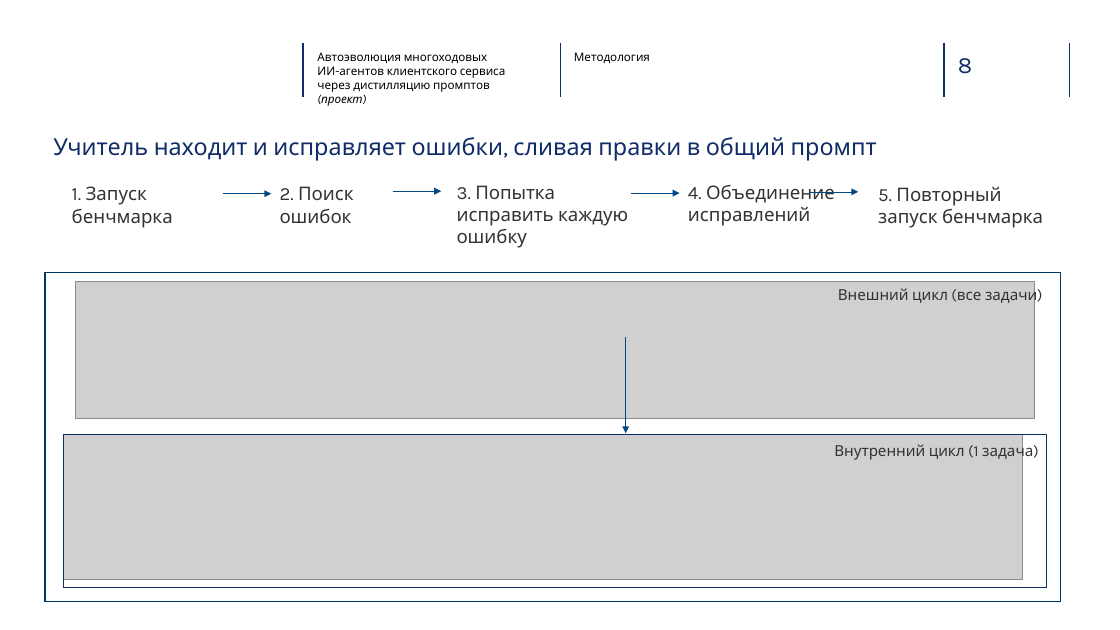
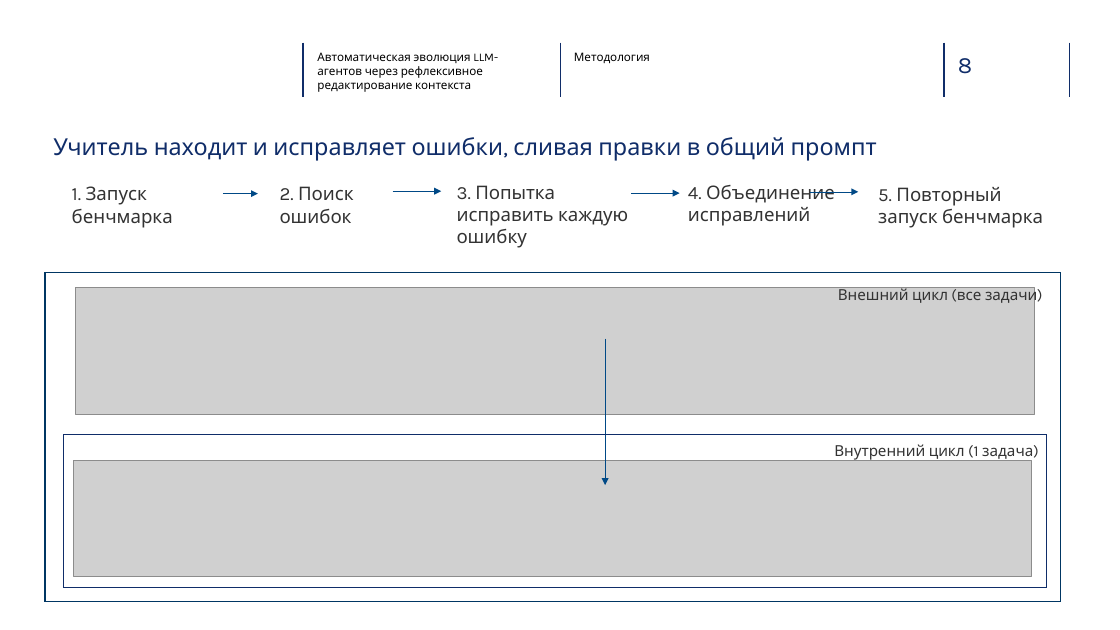
Before and after one commit to glebdementev/tau-evo, a slide deck: slide 7 of slides/defense_ru.pptx (slide 8 before the commit). Drawn at 1120x630 pixels with LibreOffice and Linux fonts; fonts in the diff are those of the drawing; grey boxes stand for pictures; background and template pictures are left out. Boxes give left, top, right and bottom in pixels: in the first picture for what was removed or moved away, otherwise in the second. Text is boxed around its words. In the diff, an @@ line names an element or a change of style, - is before the commit and + after.

```diff
--- a/slides/defense_ru.pptx
+++ b/slides/defense_ru.pptx
@@ text at bbox=[317, 52, 498, 92]: text changed @@
-Автоэволюция многоходовых
-ИИ-агентов клиентского сервиса через дистилляцию промптов (проект)
+Автоматическая эволюция LLM-агентов через рефлексивное редактирование контекста
@@ arrow moved from (223, 194) - (271, 194) to (223, 194) - (258, 194) @@
@@ picture: place and size @@
-picture at bbox=[76, 281, 1034, 418]
+picture at bbox=[76, 288, 1034, 415]
@@ arrow moved from (626, 338) - (626, 434) to (605, 339) - (605, 486) @@
@@ picture: place and size @@
-picture at bbox=[64, 434, 1023, 580]
+picture at bbox=[73, 460, 1032, 576]
```
Also in this commit, not shown: 12 other slides changed, 2 slides added, 3 slides removed, 2 other files.
